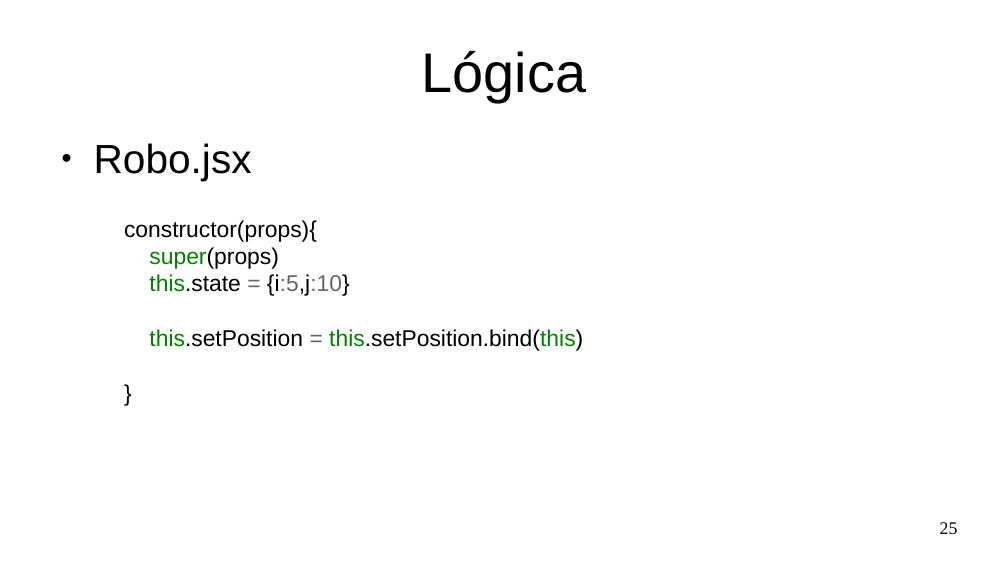
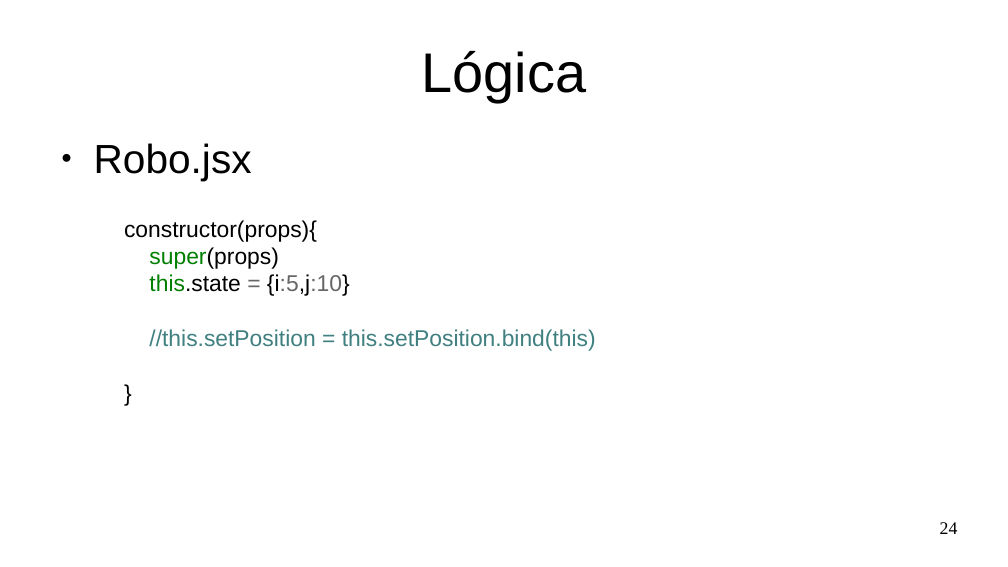
Before and after one commit to Marques-Dev/WEB_2020-1, a slide deck: slide 24 of SLIDES/aula02.odp (slide 25 before the commit). Drawn at 1008x567 pixels with LibreOffice and Linux fonts; fonts in the diff are those of the drawing. Boxes give left, top, right and bottom in pixels: in the first picture for what was removed or moved away, otherwise in the second. Text is boxed around its words. In the diff, an @@ line names an element or a change of style, - is before the commit and + after.

```diff
--- a/SLIDES/aula02.odp
+++ b/SLIDES/aula02.odp
@@ text at [149,329,596,351]: text changed; text colour #000000 to #408080 @@
-this.setPosition = this.setPosition.bind(this)
+//this.setPosition = this.setPosition.bind(this)
@@ page number at [940,522,958,534]: text changed @@
-25
+24
```
Also in this commit, not shown: 3 other slides changed, 26 other files.
